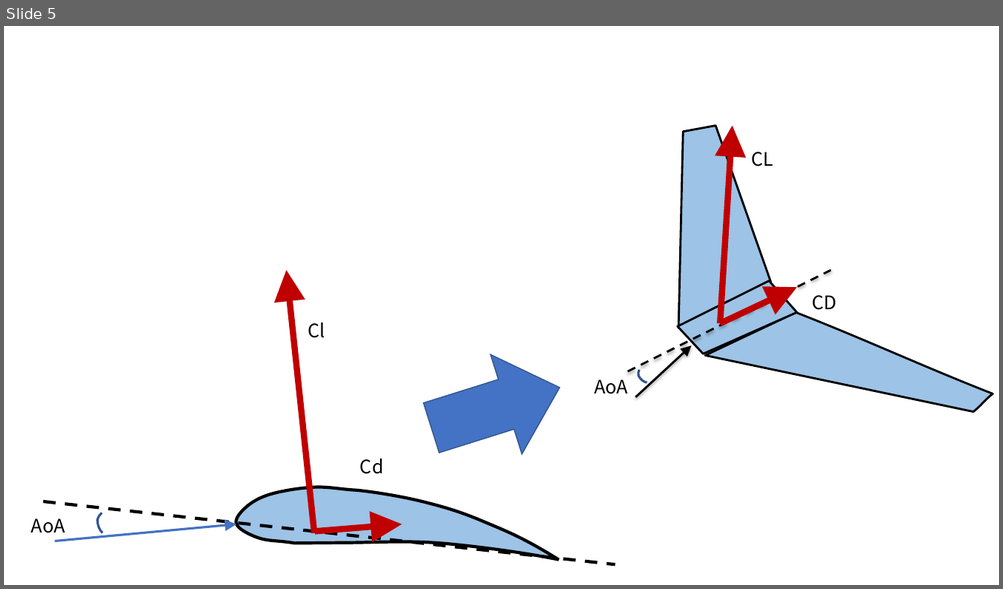
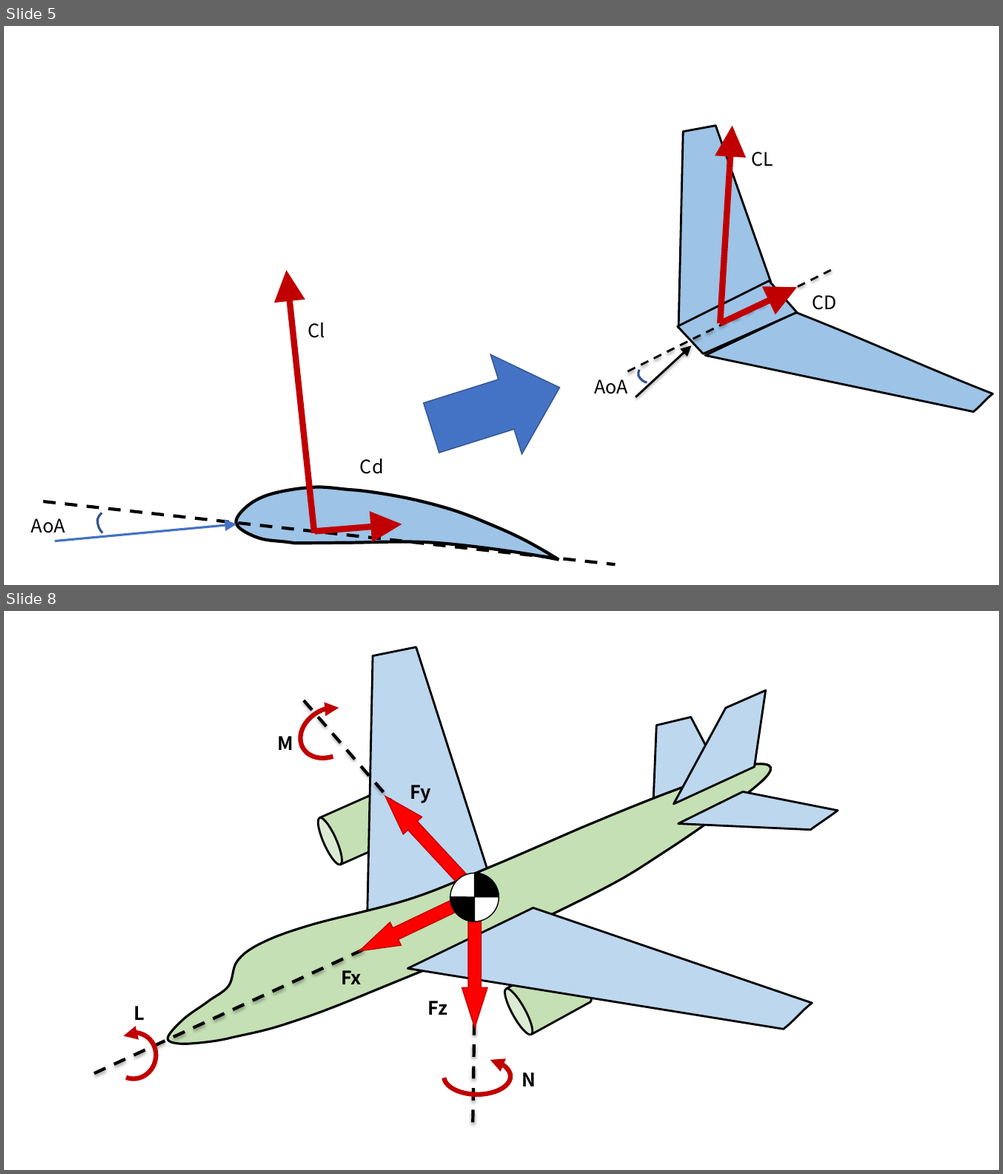
Before and after one commit to zeta-plusplus/AircraftDynamics, a slide deck: figs/makeFigs.pptx. Shown one above the other, each under a label of ours: slide 5 before the commit, slides 5 and 8 after it; the slides between them are not shown. The pictures are 1003x589 and 1003x1174 pixels, drawn with LibreOffice and Linux fonts; fonts in the diff are those of the drawing. Boxes give left, top, right and bottom in pixels: in the first picture for what was removed or moved away, otherwise in the second. Text is boxed around its words. In the diff, an @@ line names an element or a change of style, - is before the commit and + after.

```diff
--- a/figs/makeFigs.pptx
+++ b/figs/makeFigs.pptx
@@ slide 8 added at [4, 611, 999, 1170], background #FFFFFF @@
@@ group added at [94, 647, 837, 1170]: 6 freeform shapes, 6 texts, 3 lines, 3 right arrows, 3 arc (boxed as its full ellipse)s, 2 cylinders, 2 pie slice (boxed as its full ellipse)s, 1 ellipse @@
+Fy
+Fx
+Fz
+M
+L
+N
```
Also in this commit, not shown: 5 other slides added, 12 other files.
